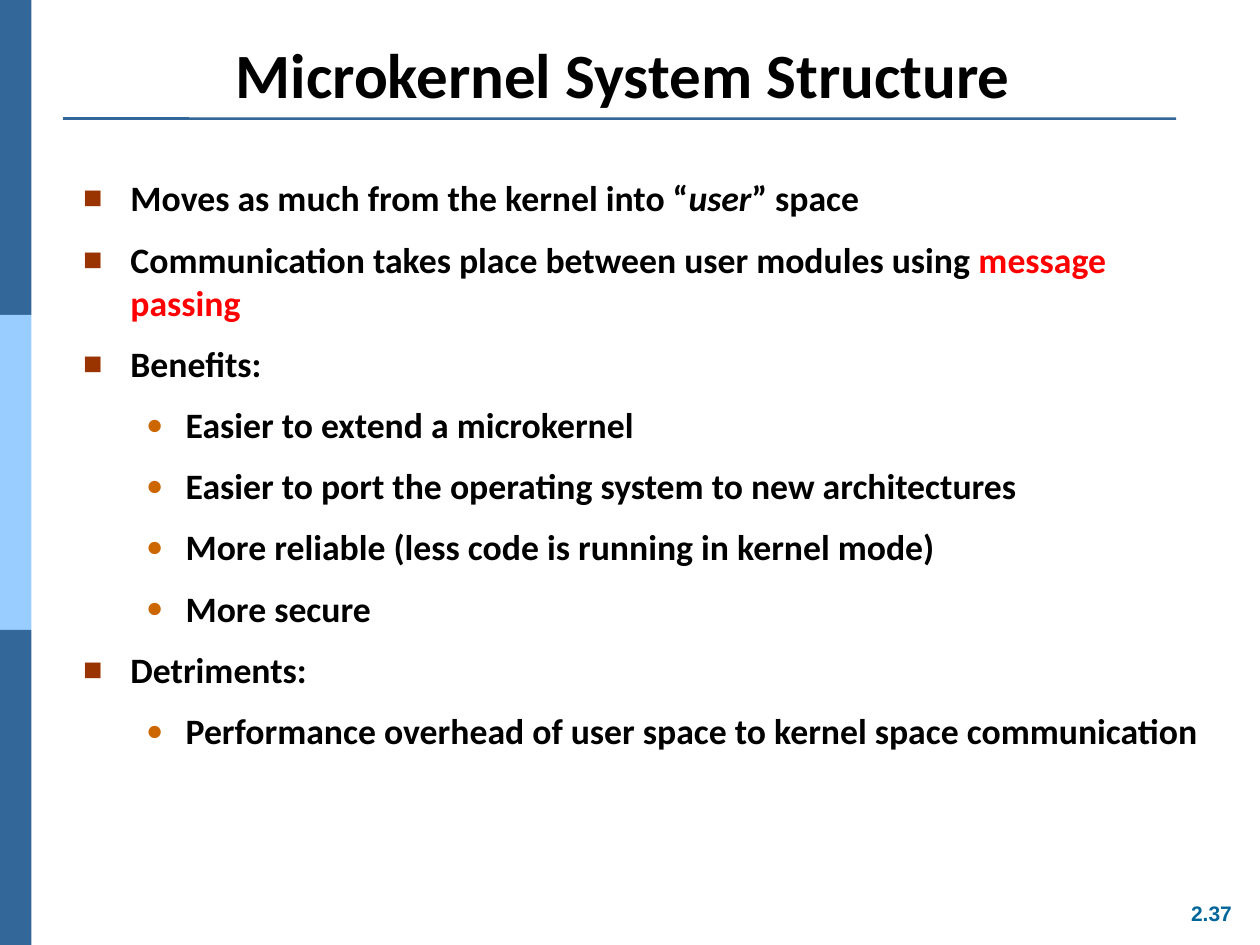
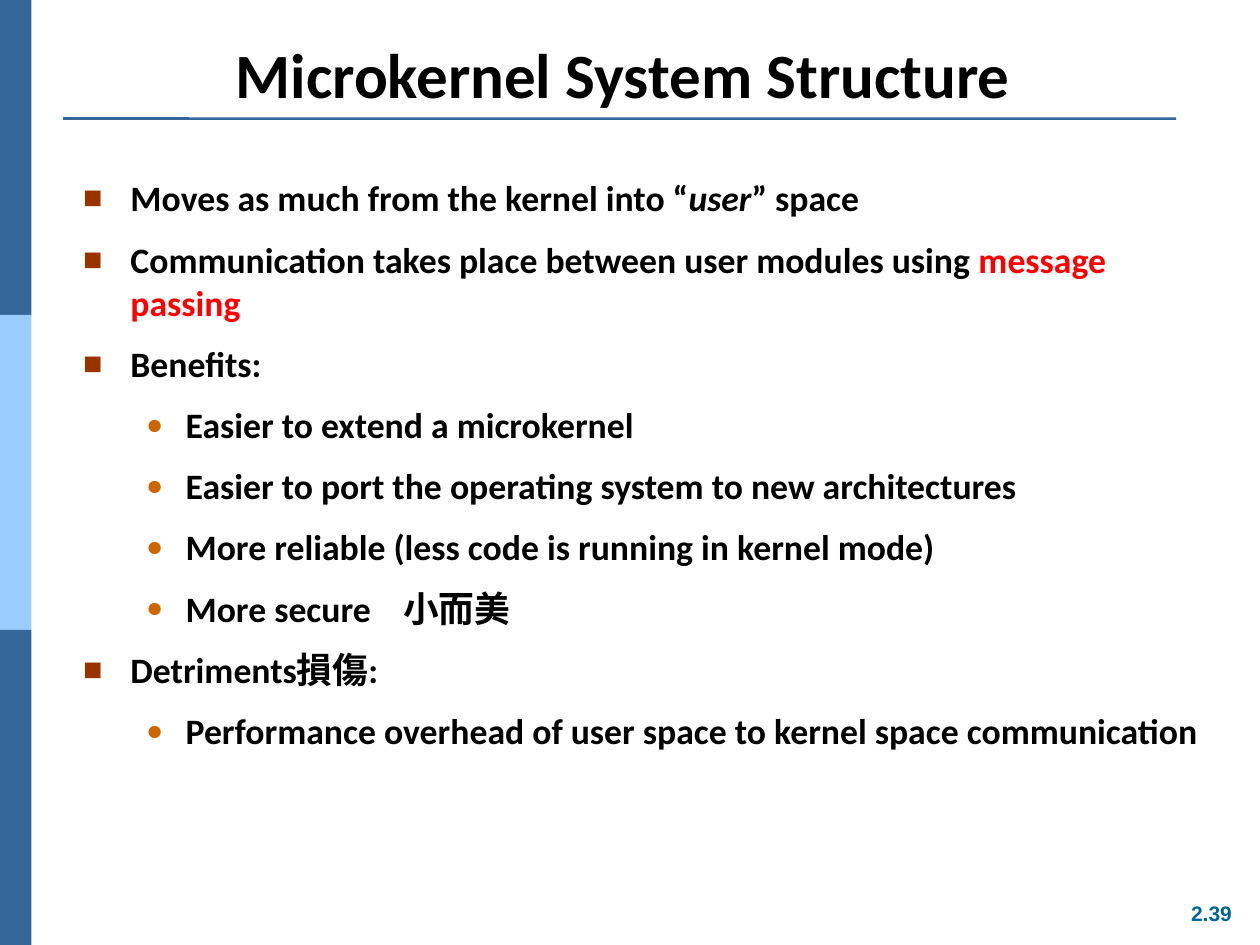
Before and after one commit to Yang09701194/OS_Learning, a slide deck: slide 39 of ch02.ppt (slide 37 before the commit). Drawn at 1260x945 pixels with LibreOffice and Linux fonts; fonts in the diff are those of the drawing. Boxes give left, top, right and bottom in pixels: in the first picture for what was removed or moved away, otherwise in the second. Text is boxed around its words. In the diff, an @@ line names an element or a change of style, - is before the commit and + after.

```diff
--- a/ch02.ppt
+++ b/ch02.ppt
@@ text at [130,591,510,687]: text changed @@
-  ● More secure
-■ Detriments:
+  ● More secure 小而美
+■ Detriments損傷:
@@ page number at [1191,906,1232,922]: text changed @@
-2.37
+2.39
```
Also in this commit, not shown: 12 other slides changed, 2 slides added.
